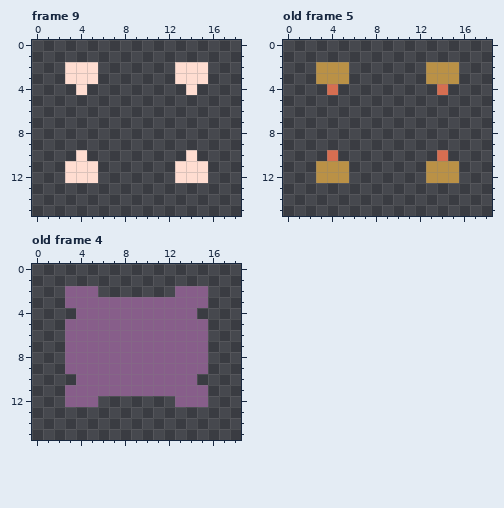
One commit to this pixel-art file: assets/images/enemies/Frogeia/FROGEIA.ase. This is how it looked before the edit.
19x16 pixels, 9 frames. Shown: frame 9, old frame 5, old frame 4. The commit also changed other frames, which this record leaves out.
The result:
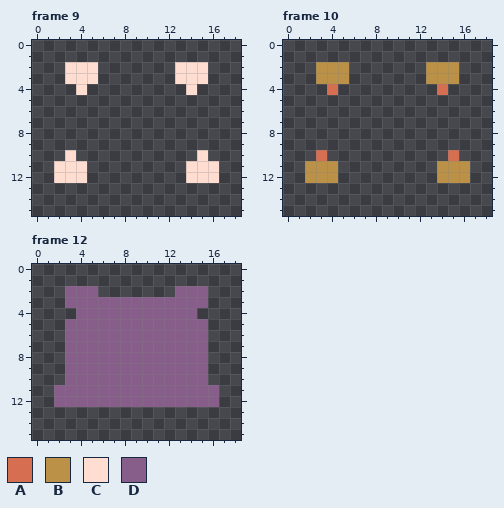
Palette (. is transparent): A #d66e51  B #ba9146  C #ffddd1  D #875e8a
A new or re-ordered frame is compared with the old frame closest to it.
The edit:
{"change": "frames 9 -> 12"}
{"where": "frame 9"}
{"frame":9,"y":10,"x":3,"old":".C","new":"C."}
{"frame":9,"y":10,"x":14,"old":"C.","new":".C"}
{"frame":9,"y":11,"x":2,"old":".","new":"C"}
{"frame":9,"y":11,"x":5,"old":"C","new":"."}
{"frame":9,"y":11,"x":13,"old":"C","new":"."}
{"frame":9,"y":11,"x":16,"old":".","new":"C"}
{"frame":9,"y":12,"x":2,"old":".","new":"C"}
{"frame":9,"y":12,"x":5,"old":"C","new":"."}
{"frame":9,"y":12,"x":13,"old":"C","new":"."}
{"frame":9,"y":12,"x":16,"old":".","new":"C"}
{"where": "frame 10 is new; against old frame 5"}
{"frame":10,"y":10,"x":3,"old":".A","new":"A."}
{"frame":10,"y":10,"x":14,"old":"A.","new":".A"}
{"frame":10,"y":11,"x":2,"old":".","new":"B"}
{"frame":10,"y":11,"x":5,"old":"B","new":"."}
{"frame":10,"y":11,"x":13,"old":"B","new":"."}
{"frame":10,"y":11,"x":16,"old":".","new":"B"}
{"frame":10,"y":12,"x":2,"old":".","new":"B"}
{"frame":10,"y":12,"x":5,"old":"B","new":"."}
{"frame":10,"y":12,"x":13,"old":"B","new":"."}
{"frame":10,"y":12,"x":16,"old":".","new":"B"}
{"where": "frame 12 is new; against old frame 4"}
{"frame":12,"y":10,"x":3,"old":".","new":"D"}
{"frame":12,"y":10,"x":15,"old":".","new":"D"}
{"frame":12,"y":11,"x":2,"old":".","new":"D"}
{"frame":12,"y":11,"x":16,"old":".","new":"D"}
{"frame":12,"y":12,"x":2,"old":".","new":"D"}
{"frame":12,"y":12,"x":6,"old":".......","new":"DDDDDDD"}
{"frame":12,"y":12,"x":16,"old":".","new":"D"}
{"label":"changed","picture_box":[54,150,98,183]}
{"label":"changed","picture_box":[175,150,219,183]}
{"label":"changed","picture_box":[305,150,349,183]}
{"label":"changed","picture_box":[426,150,470,183]}
{"label":"added","picture_box":[54,374,219,407]}
